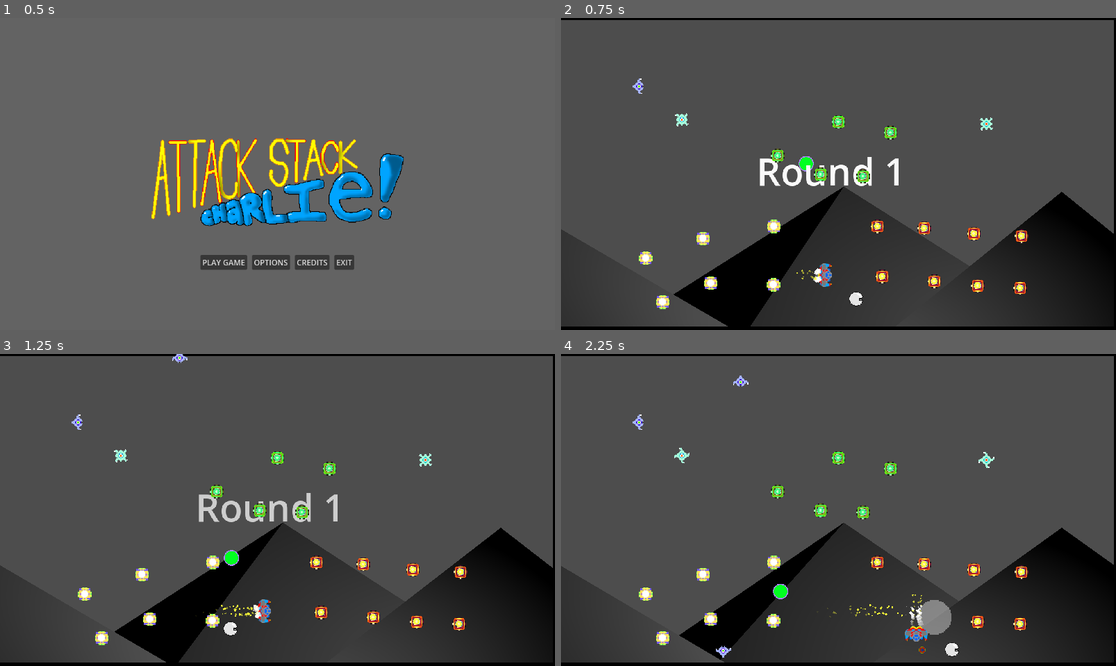
Above: before the commit, frames 1-4 (two rows, left to right).
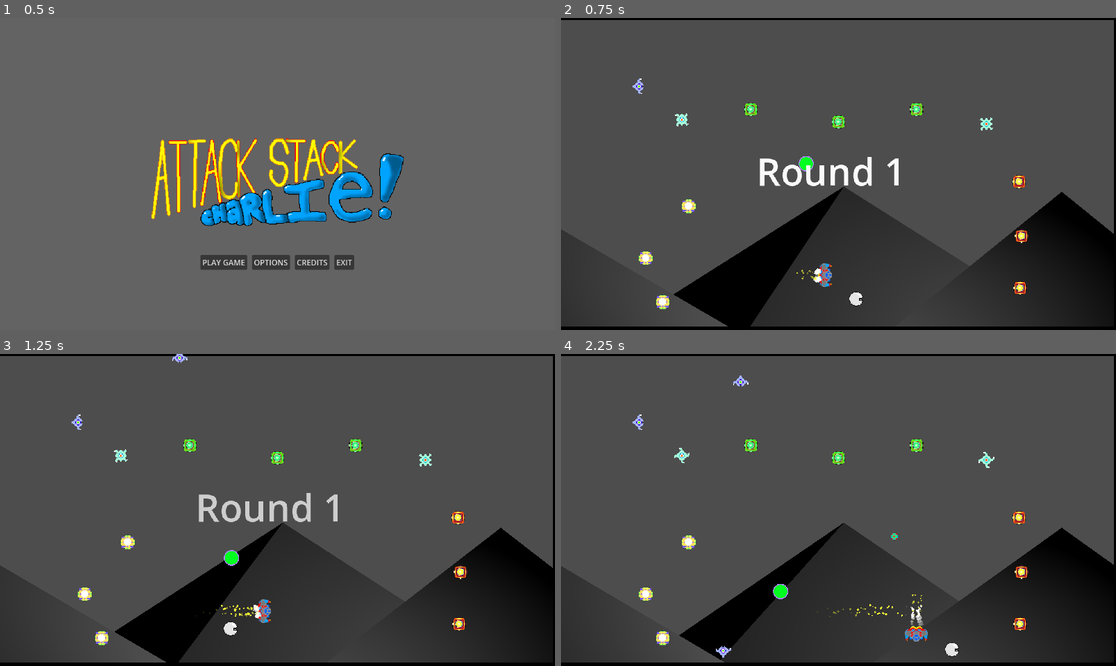
Above: after the commit, the same moments.

Repository: gamkedo-la/AttackStackCharlie
Game: Godot game, scene res://UI/MainMenu/main_menu.tscn
Two runs of this game, one before a commit and one after it. Both use one fixed random seed, a clock stepped at 60 frames per second and the inputs below. Sound files missing from this copy of the repository are replaced by a short silence.
Inputs:
- Up to frame 1 (0.5 s): no input
- Up to frame 2 (0.75 s): click "PLAY GAME" at 0.5 s
- Up to frame 3 (1.25 s): no input
- Up to frame 4 (2.25 s): hold D (move right) 1.28-2.03 s; hold Space (shoot) 1.28-2.03 s; hold S (move down) from 2.03 s (still down); tap Space (shoot) at 2.1 s

Frame 1 is identical in both runs. In frame 2, 1.6% of the frame differs, in the area x 21-84%, y 27-88%; in frame 3, 1.6%; in frame 4, 2.0%, in the area x 21-84%, y 27-96%.

Commit message:
Reduced powerups in test area, updated ROF to pair better with chain reactions (less change per pickup)

Diff:
--- a/Levels/MainPlay.tscn
+++ b/Levels/MainPlay.tscn
@@ -111,32 +111,11 @@
 
 [node name="PowerupsTest" type="Node2D" parent="."]
 
-[node name="Powerup" parent="PowerupsTest" instance=ExtResource("2_4aj01")]
-position = Vector2(442, 433)
-
-[node name="Powerup2" parent="PowerupsTest" instance=ExtResource("2_4aj01")]
-position = Vector2(295, 458)
-
-[node name="Powerup3" parent="PowerupsTest" instance=ExtResource("3_agxoh")]
-position = Vector2(657, 433)
-
-[node name="Powerup4" parent="PowerupsTest" instance=ExtResource("3_agxoh")]
-position = Vector2(775, 547)
-
-[node name="Powerup5" parent="PowerupsTest" instance=ExtResource("3_agxoh")]
-position = Vector2(754, 437)
-
-[node name="Powerup6" parent="PowerupsTest" instance=ExtResource("3_agxoh")]
-position = Vector2(667, 537)
-
 [node name="Powerup7" parent="PowerupsTest" instance=ExtResource("2_4aj01")]
 position = Vector2(176, 499)
 
 [node name="Powerup8" parent="PowerupsTest" instance=ExtResource("3_agxoh")]
-position = Vector2(857, 448)
-
-[node name="Powerup9" parent="PowerupsTest" instance=ExtResource("3_agxoh")]
-position = Vector2(865, 556)
+position = Vector2(951, 340)
 
 [node name="Powerup10" parent="PowerupsTest" instance=ExtResource("3_agxoh")]
 position = Vector2(953, 561)
@@ -145,10 +124,7 @@
 position = Vector2(956, 453)
 
 [node name="Powerup12" parent="PowerupsTest" instance=ExtResource("2_4aj01")]
-position = Vector2(311, 551)
-
-[node name="Powerup13" parent="PowerupsTest" instance=ExtResource("2_4aj01")]
-position = Vector2(441, 554)
+position = Vector2(265, 391)
 
 [node name="Powerup14" parent="PowerupsTest" instance=ExtResource("2_4aj01")]
 position = Vector2(211, 590)
@@ -190,20 +166,14 @@
 projection = 1
 size = 20.0
 
-[node name="UpgradeShot_Range" parent="3D background scene" instance=ExtResource("16_kxsc8")]
-position = Vector2(539, 325)
-
-[node name="UpgradeShot_Range2" parent="3D background scene" instance=ExtResource("16_kxsc8")]
-position = Vector2(627, 329)
-
 [node name="UpgradeShot_Range3" parent="3D background scene" instance=ExtResource("16_kxsc8")]
-position = Vector2(450, 286)
+position = Vector2(394, 190)
 
 [node name="UpgradeShot_Range4" parent="3D background scene" instance=ExtResource("16_kxsc8")]
 position = Vector2(576, 216)
 
 [node name="UpgradeShot_Range5" parent="3D background scene" instance=ExtResource("16_kxsc8")]
-position = Vector2(684, 238)
+position = Vector2(738, 190)
 
 [node name="EvilSlider" parent="." instance=ExtResource("19_vgg0c")]
 position = Vector2(162, 142)
--- a/Player/player.gd
+++ b/Player/player.gd
@@ -10,7 +10,8 @@
 
 const LEVEL_TYPE = preload("res://Globals/level_type_enum.gd").LevelType
 var LEVEL_TYPE_LIST = LEVEL_TYPE.keys()
-const ROF = 0.2
+const ROF = 0.5
+const EXTRA_ROF_TIME_DECREASE = 0.1
 const BASE_SHOT_LIFE = 0.5
 const EXTRA_SHOT_LIFE_INCREMENT = 0.3
 
@@ -78,7 +79,7 @@
 	# print("lastShotTime ", lastShotTime)
 	# print("get_time - lastShotTime ", get_time() - lastShotTime)
 	# print("ROF * (SHOT_LEVELS-shotLev) ", ROF * (MAX_LEVELS-shot_levels_dict[LEVEL_TYPE_LIST[LEVEL_TYPE.ROF]]))
-	if get_time() - lastShotTime < ROF * (MAX_LEVELS-shot_levels_dict[LEVEL_TYPE_LIST[LEVEL_TYPE.ROF]]):
+	if get_time() - lastShotTime < ROF -EXTRA_ROF_TIME_DECREASE*shot_levels_dict[LEVEL_TYPE_LIST[LEVEL_TYPE.ROF]]:
 		return
 	$SX_PlayShootBasic.play()
 	lastShotTime = get_time()
